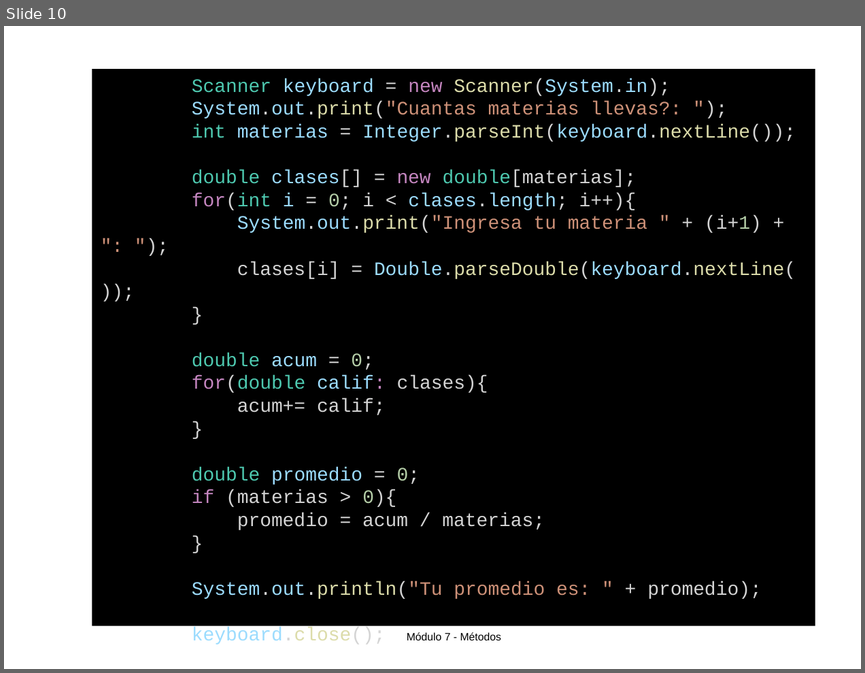
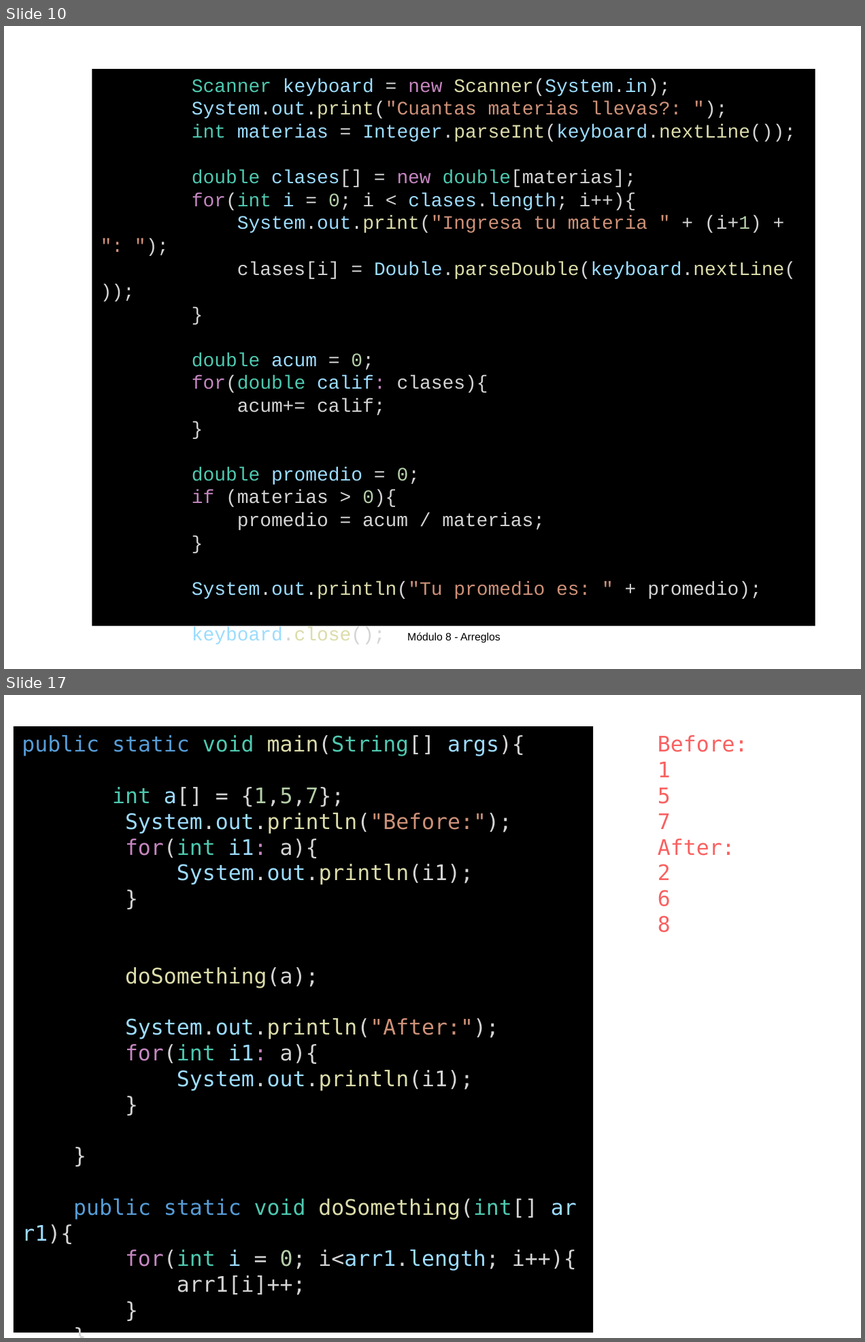
Before and after one commit to OMardil/INFO1_MOD8-Arreglos, a slide deck: 01 Presentacion/INFO1_MOD8-Arreglos.pptx. Shown one above the other, each under a label of ours: slide 10 before the commit, slides 10 and 17 after it; the slides between them are not shown. The pictures are 865x673 and 865x1342 pixels, drawn with LibreOffice and Linux fonts; fonts in the diff are those of the drawing. Boxes give left, top, right and bottom in pixels: in the first picture for what was removed or moved away, otherwise in the second. Text is boxed around its words. In the diff, an @@ line names an element or a change of style, - is before the commit and + after.

```diff
--- a/01 Presentacion/INFO1_MOD8-Arreglos.pptx
+++ b/01 Presentacion/INFO1_MOD8-Arreglos.pptx
@@ slide 17 added at (4, 695, 861, 1338), background #FFFFFF @@
@@ rectangle added at (14, 727, 593, 1332), fill #000000, 18 pt, text #D4D4D4 @@
+public static void main(String[] args){
+int a[] = {1,5,7};
+System.out.println("Before:");
+for(int i1: a){
+System.out.println(i1);
+}
+doSomething(a);
+System.out.println("After:");
+for(int i1: a){
+System.out.println(i1);
+}
+}
+public static void doSomething(int[] arr1){
+for(int i = 0; i<arr1.length; i++){
+arr1[i]++;
+}
+}
@@ text added at (657, 735, 748, 932), 18 pt, text #F96161 @@
+Before:
+1
+5
+7
+After:
+2
+6
+8
@@ slide 10 changed as well @@
@@ text at (407, 632, 500, 643): text changed @@
-Módulo 7 - Métodos
+Módulo 8 - Arreglos
```
Also in this commit, not shown: 8 other slides changed, 7 other slides added, 3 other files.
